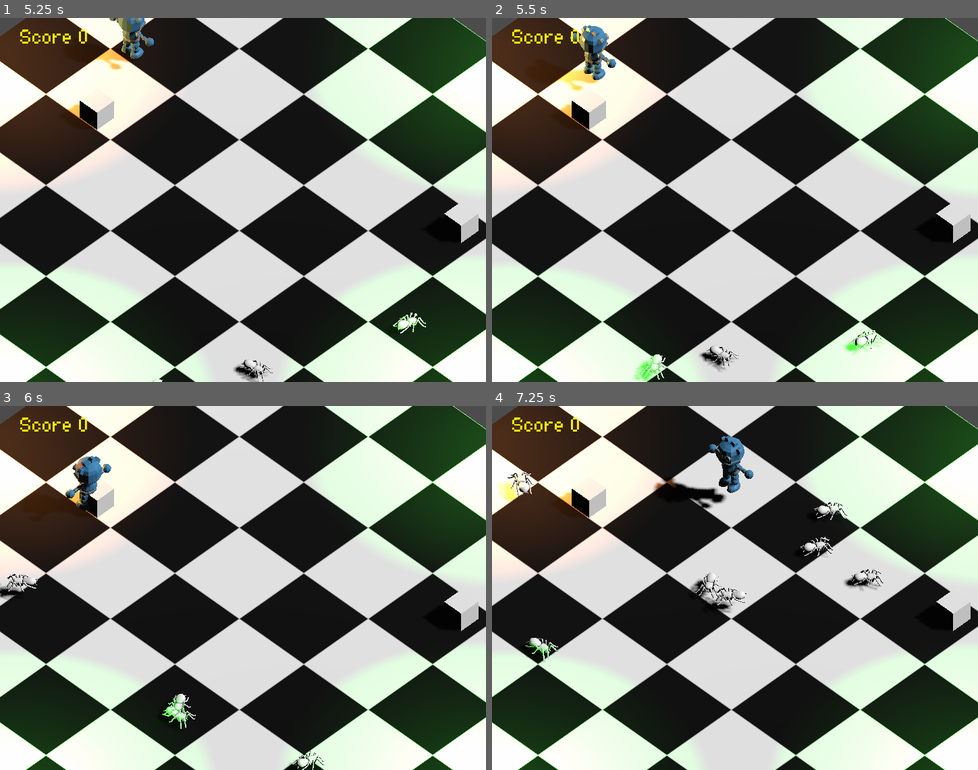
Above: before the commit, frames 1-4 (two rows, left to right).
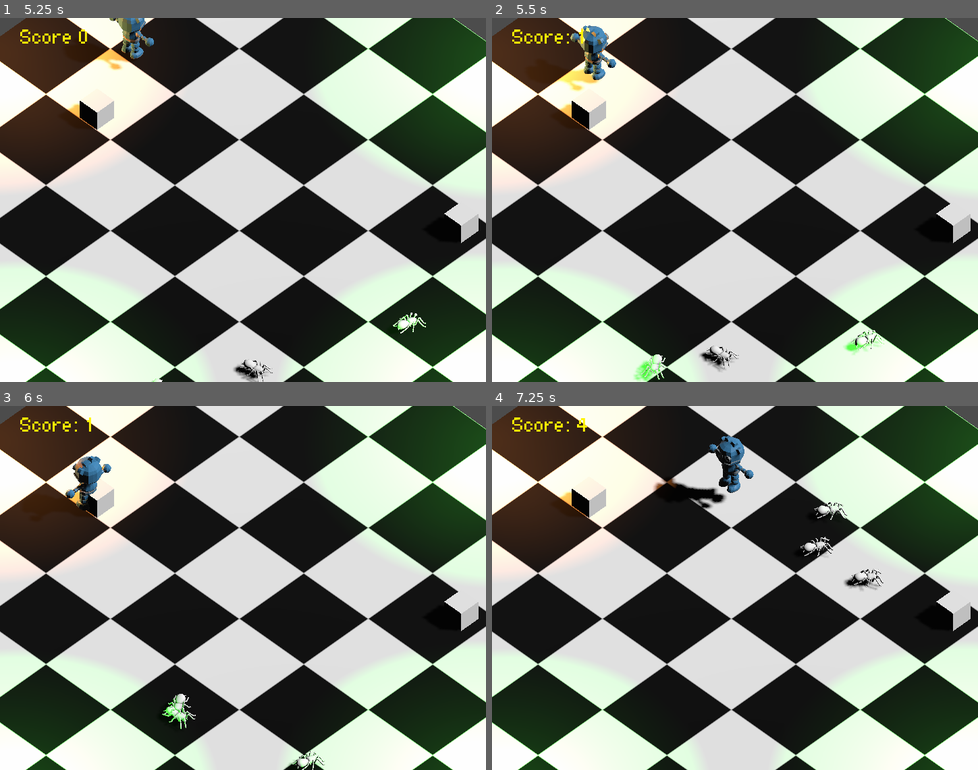
Above: after the commit, the same moments.

Repository: doguigc/Haunted-Mansion-Prototype
Game: Godot game, scene res://Main.tscn
The game is run twice, just before and just after one commit, with the same random seed, the same clock (stepped at 60 frames per second) and the same inputs.
Inputs:
- Up to frame 1 (5.25 s): tap Enter (ui_accept) at 0.5, 2.75 s; hold D (move_right) 0.53-1.28 s; hold E (meleeattack, bound only after the commit) 0.53-1.28 s; tap Space (jump) at 0.77, 1.52, 3.02, 3.77, 4.52 s; hold S (move_back) 1.28-2.03 s; tap E (meleeattack, bound only after the commit) at 1.35, 2.85, 4.35 s; hold D (move_right) 2.03-2.78 s; hold E (meleeattack, bound only after the commit) 2.03-2.78 s; hold Up (move_forward) 2.78-3.53 s; hold E (meleeattack, bound only after the commit) 3.53-4.28 s; hold Left (move_left) 3.53-5.03 s; hold S (move_back) from 5.03 s (still down); hold E (meleeattack, bound only after the commit) from 5.03 s (still down)
- Up to frame 2 (5.5 s): keep holding S (move_back); keep holding E (meleeattack, bound only after the commit)
- Up to frame 3 (6 s): release S (move_back) at 5.78 s; release E (meleeattack, bound only after the commit) at 5.78 s; hold D (move_right) from 5.78 s (still down); tap E (meleeattack, bound only after the commit) at 5.85 s
- Up to frame 4 (7.25 s): tap Space (jump) at 6.02, 6.77 s; release D (move_right) at 6.53 s; hold Up (move_forward) from 6.53 s (still down); hold E (meleeattack, bound only after the commit) from 6.53 s (still down)

Frame 1 is identical in both runs. In frame 2, less than 0.1% of the frame differs, in the area x 15-19%, y 3-8%; in frame 3, 0.3%; in frame 4, 1.0%, in the area x 0-53%, y 3-71%.

Commit message:
Melee attack

Diff:
--- a/HauntedMansionGODOT/Mob/Mob.gd
+++ b/HauntedMansionGODOT/Mob/Mob.gd
@@ -7,6 +7,8 @@
 # Maximum speed of the mob in meters per second.
 export var max_speed = 18
 
+var health = 100
+
 var velocity = Vector3.ZERO
 
 # Emitted when the player jumped on the mob.
@@ -15,7 +17,9 @@
 # ...
 
 
-
+func _process(delta):
+	if health == 0:
+		squash()
 
 
 # We will call this function from the Main scene.
--- a/HauntedMansionGODOT/Mob/Mob.tscn
+++ b/HauntedMansionGODOT/Mob/Mob.tscn
@@ -7,7 +7,7 @@
 extents = Vector3( 0.768063, 0.275139, 1.04654 )
 
 [node name="Mob" type="KinematicBody" groups=["mob"]]
-collision_layer = 2
+collision_layer = 3
 collision_mask = 0
 script = ExtResource( 2 )
 
@@ -24,4 +24,6 @@
 transform = Transform( 1, 0, 0, 0, 1, 0, 0, 0, 1, 0, 1.06837, 0 )
 aabb = AABB( -1.33104, -0.994114, -2.24389, 2.66209, 1.98823, 4.48777 )
 
+[node name="MeshInstance" type="MeshInstance" parent="."]
+
 [connection signal="screen_exited" from="VisibilityNotifier" to="." method="_on_VisibilityNotifier_screen_exited"]
--- a/HauntedMansionGODOT/Player/Player.gd
+++ b/HauntedMansionGODOT/Player/Player.gd
@@ -1,4 +1,8 @@
 extends KinematicBody
+
+onready var meleeattack = $Meleehitbox
+
+
 
 # How fast the player moves in meters per second.
 export var speed = 14
@@ -9,6 +13,7 @@
 # Put this at the top of the script.
 signal hit
 
+
 var velocity = Vector3.ZERO
 
 # Vertical impulse applied to the character upon jumping in meters per second.
@@ -17,6 +22,9 @@
 # Vertical impulse applied to the character upon bouncing over a mob in
 # meters per second.
 export var bounce_impulse = 16
+
+
+
 
 func _physics_process(delta):
 	var direction = Vector3.ZERO
@@ -33,6 +41,10 @@
 				# If so, we squash it and bounce.
 				mob.squash()
 				velocity.y = bounce_impulse
+
+
+	if Input.is_action_pressed("meleeattack"):
+		attack()
 
 	if Input.is_action_pressed("move_right"):
 		direction.x += 1
@@ -56,6 +68,17 @@
 	velocity.y -= fall_acceleration * delta
 	velocity = move_and_slide(velocity, Vector3.UP)
 
+func attack():
+	for enemy in meleeattack.get_overlapping_bodies():
+		if enemy.is_in_group("player"):
+			print("cuerpos")
+		if enemy.is_in_group("mob"):
+			print("enemigo")
+			enemy.health -= 100
+		if enemy.has_method("squash"):
+			print("enemigo2")
+
+
 # And this function at the bottom.
 func die():
 	emit_signal("hit")
--- a/HauntedMansionGODOT/Player/Player.tscn
+++ b/HauntedMansionGODOT/Player/Player.tscn
@@ -10,7 +10,11 @@
 height = 0.500064
 radius = 0.886548
 
-[node name="Player" type="KinematicBody"]
+[sub_resource type="BoxShape" id=3]
+extents = Vector3( 4.09569, 2.97918, 2.87726 )
+
+[node name="Player" type="KinematicBody" groups=["player"]]
+transform = Transform( 1, 0, 0, 0, 1, 0, 0, 0, 1, 0, 0, 0.142009 )
 collision_mask = 6
 script = ExtResource( 2 )
 
@@ -32,4 +36,11 @@
 transform = Transform( 1, 0, 0, 0, 1, 0, 0, 0, 1, 0, 0.258402, 0 )
 shape = SubResource( 2 )
 
+[node name="Meleehitbox" type="Area" parent="."]
+transform = Transform( 1, 0, 0, 0, 1, 0, 0, 0, 1, 0, 0.226099, -0.129589 )
+
+[node name="CollisionShape" type="CollisionShape" parent="Meleehitbox"]
+transform = Transform( 1, 0, 0, 0, 1, 0, 0, 0, 1, -0.0312346, 0.734489, 4.35046 )
+shape = SubResource( 3 )
+
 [connection signal="body_entered" from="Mobdetector" to="." method="_on_Mobdetector_body_entered"]
--- a/HauntedMansionGODOT/project.godot
+++ b/HauntedMansionGODOT/project.godot
@@ -62,6 +62,12 @@
 "events": [ Object(InputEventKey,"resource_local_to_scene":false,"resource_name":"","device":0,"alt":false,"shift":false,"control":false,"meta":false,"command":false,"pressed":false,"scancode":32,"physical_scancode":0,"unicode":0,"echo":false,"script":null)
  ]
 }
+meleeattack={
+"deadzone": 0.5,
+"events": [ Object(InputEventKey,"resource_local_to_scene":false,"resource_name":"","device":0,"alt":false,"shift":false,"control":false,"meta":false,"command":false,"pressed":false,"scancode":69,"physical_scancode":0,"unicode":0,"echo":false,"script":null)
+, Object(InputEventKey,"resource_local_to_scene":false,"resource_name":"","device":0,"alt":false,"shift":false,"control":false,"meta":false,"command":false,"pressed":false,"scancode":0,"physical_scancode":69,"unicode":0,"echo":false,"script":null)
+ ]
+}
 
 [layer_names]
 
Not shown: 1 places in HauntedMansionGODOT/Player/Player.tscn that only renumber resources
